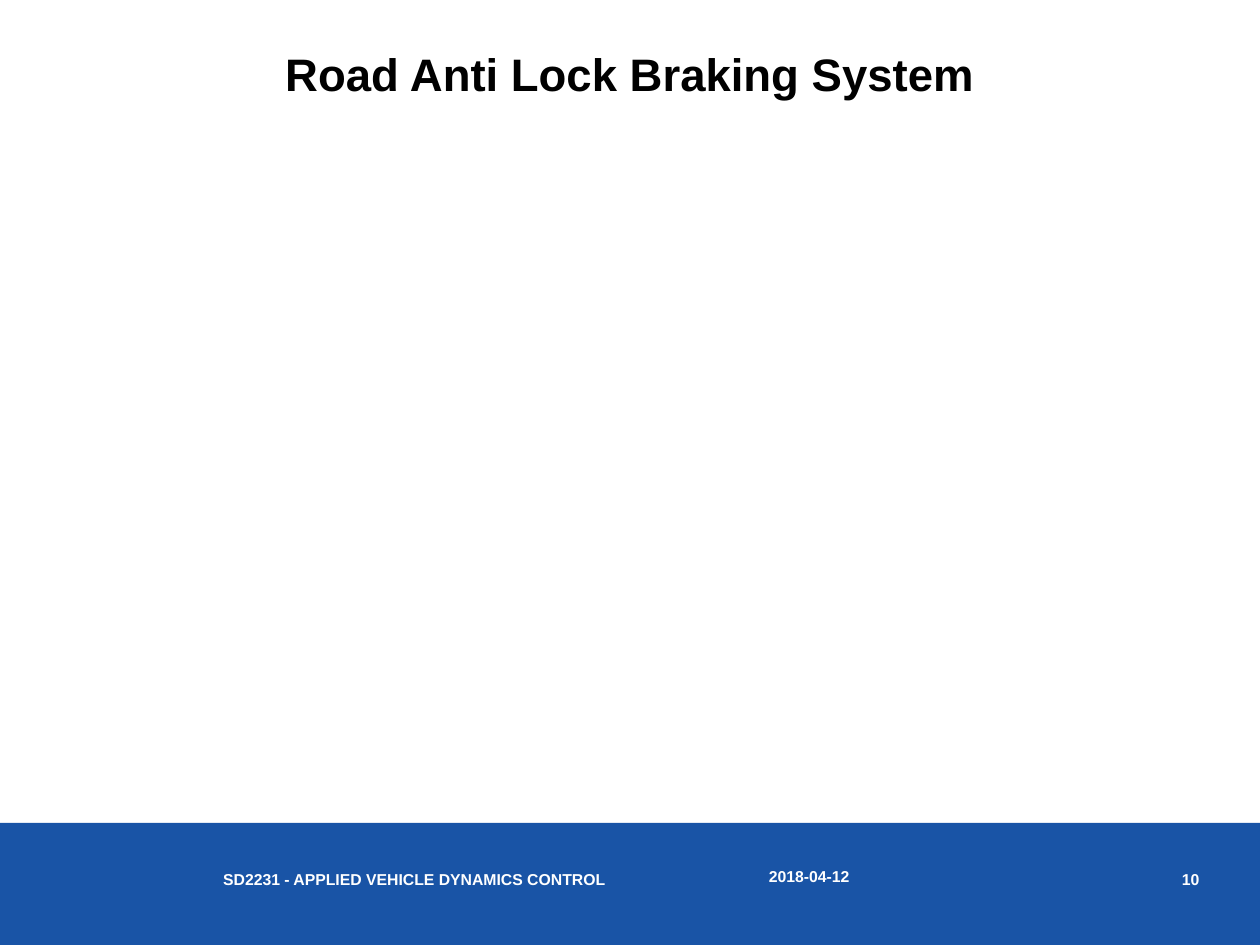
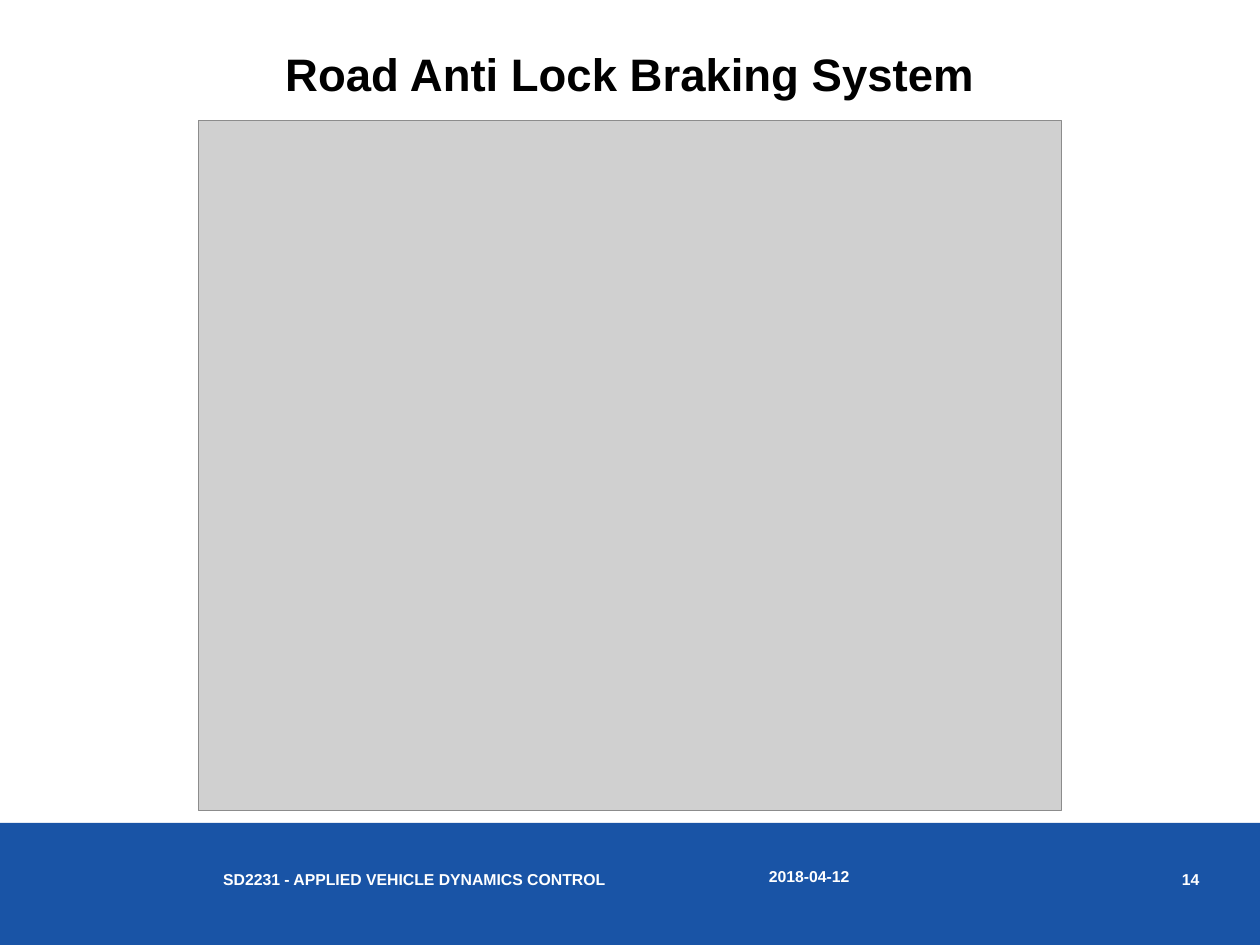
Before and after one commit to asgardus/AVDC, a slide deck: slide 14 of Rail/SD2231-Lab1_Group4.pptx (slide 10 before the commit). Drawn at 1260x945 pixels with LibreOffice and Linux fonts; fonts in the diff are those of the drawing; grey boxes stand for pictures. Boxes give left, top, right and bottom in pixels: in the first picture for what was removed or moved away, otherwise in the second. Text is boxed around its words. In the diff, an @@ line names an element or a change of style, - is before the commit and + after.

```diff
--- a/Rail/SD2231-Lab1_Group4.pptx
+++ b/Rail/SD2231-Lab1_Group4.pptx
@@ picture added at (199, 120, 1062, 810) @@
@@ page number at (1182, 874, 1200, 885): text changed @@
-10
+14
```
Also in this commit, not shown: 3 other slides changed, 4 slides added, 6 other files.
